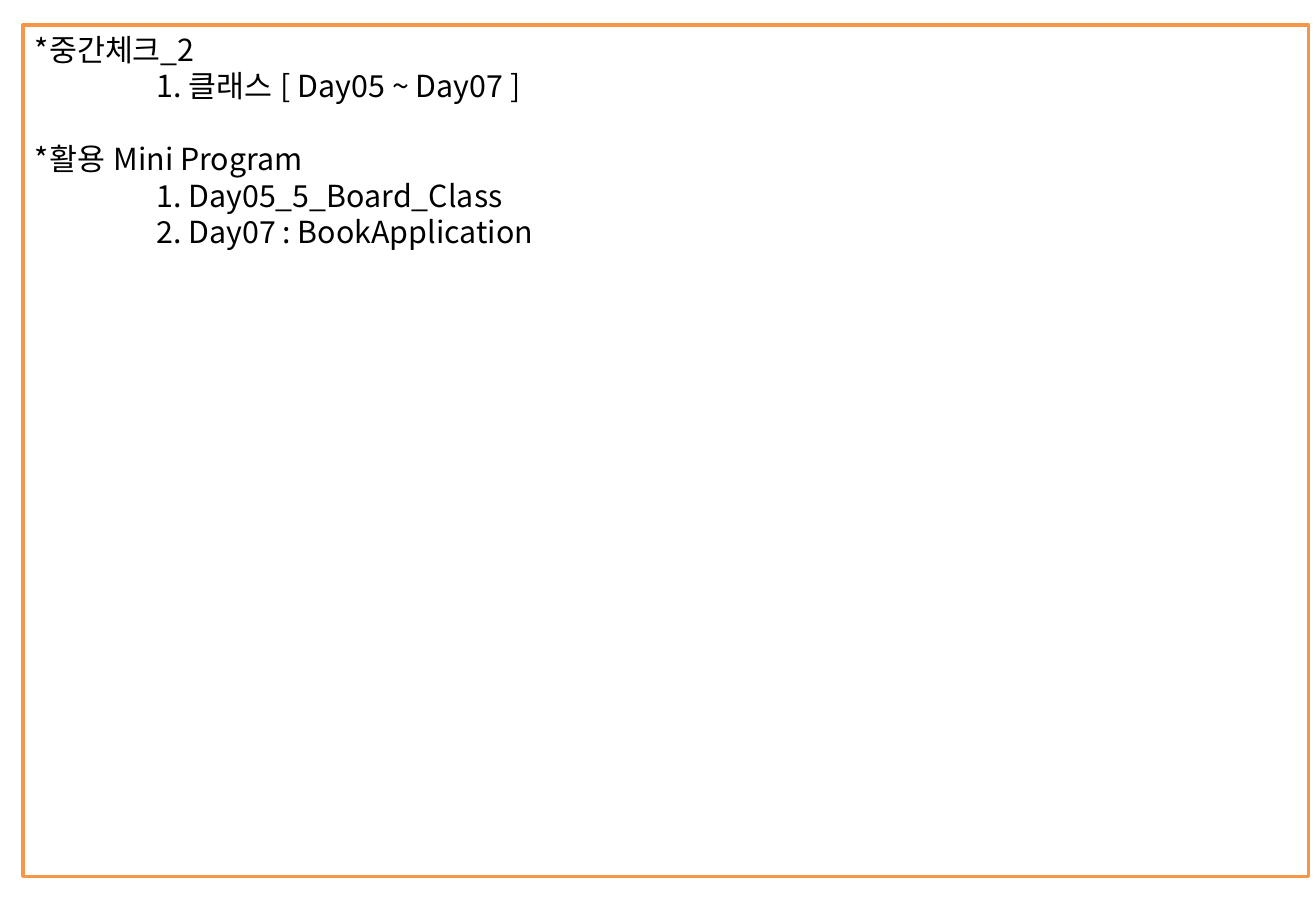
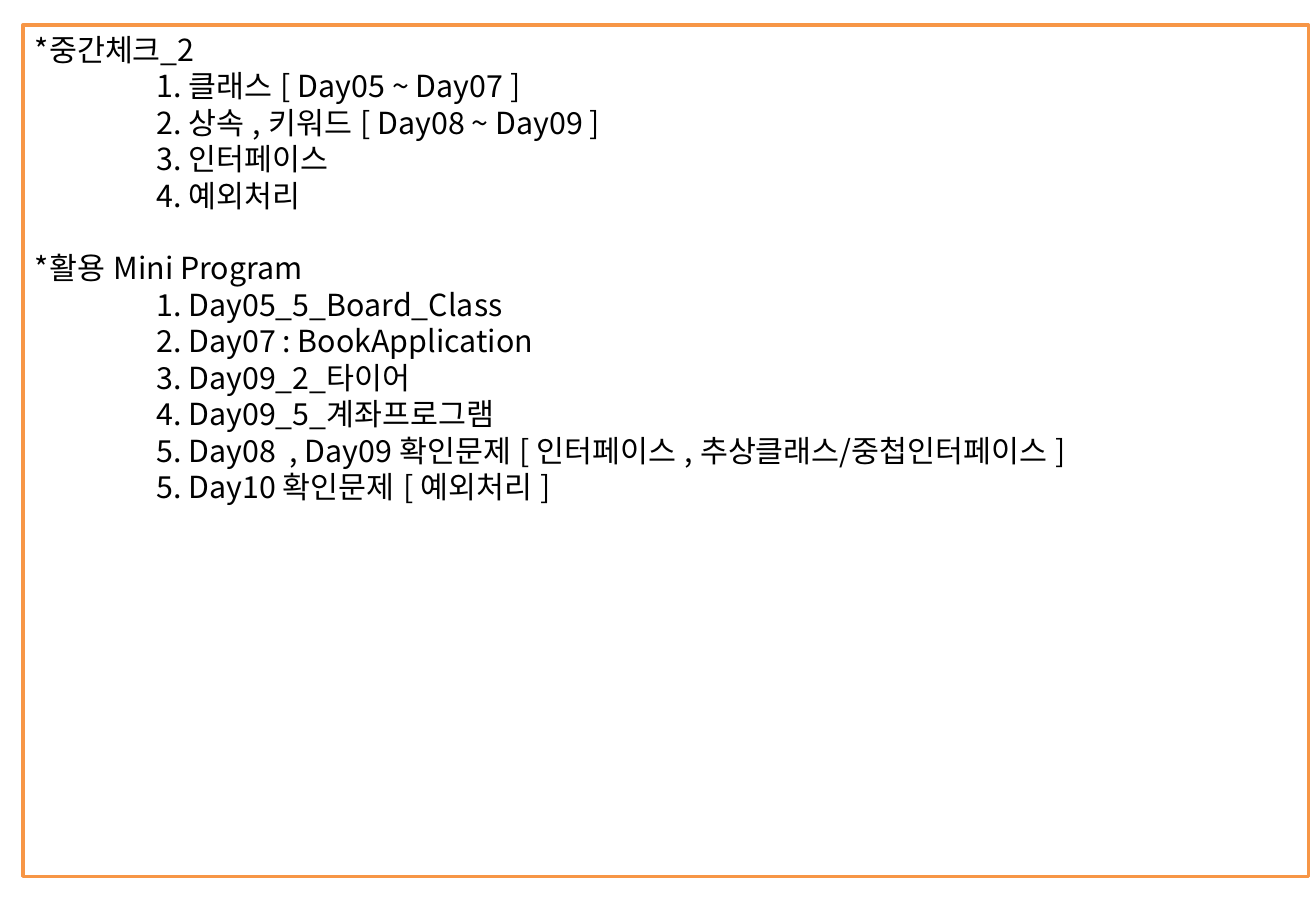
Before and after one commit to kth0027/ezen_kth, a slide deck: slide 28 of Study_Revise/JAVA-PPT/JAVA정리.pptx (slide 12 before the commit). Drawn at 1316x911 pixels with LibreOffice and Linux fonts; fonts in the diff are those of the drawing. Boxes give left, top, right and bottom in pixels: in the first picture for what was removed or moved away, otherwise in the second. Text is boxed around its words. In the diff, an @@ line names an element or a change of style, - is before the commit and + after.

```diff
--- a/Study_Revise/JAVA-PPT/JAVA정리.pptx
+++ b/Study_Revise/JAVA-PPT/JAVA정리.pptx
@@ text in rectangle at bbox=[156, 103, 582, 210]: paragraphs added @@
+2. 상속 , 키워드 [ Day08 ~ Day09 ]
+3. 인터페이스
+4. 예외처리
@@ text in rectangle at bbox=[156, 358, 1047, 505]: paragraphs added @@
+3. Day09_2_타이어
+4. Day09_5_계좌프로그램
+5. Day08 , Day09 확인문제 [ 인터페이스 , 추상클래스/중첩인터페이스 ]
+5. Day10 확인문제 [ 예외처리 ]
```
Also in this commit, not shown: 2 other slides changed, 28 slides added, 9 other files.
